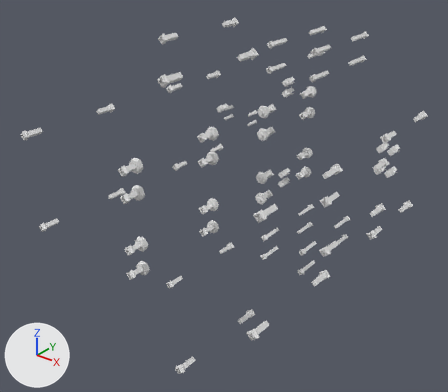
A saved change to the OBJ model projects/robots/robotis/turtlebot/protos/meshes/screws.obj.
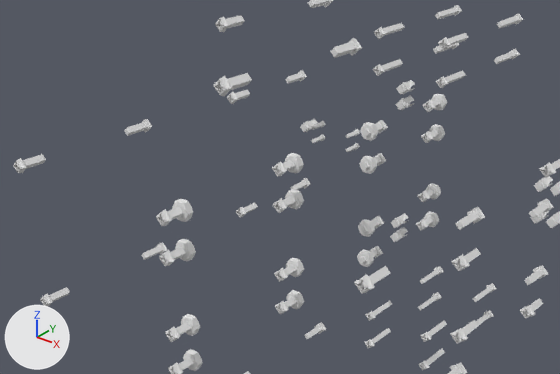
There are two pictures of each version: one whole from a 50 mm camera at (0.1381, -0.2899, 0.1213) aimed at (-0.0327, -0.0764, -0.0111), one close up on the part from 3% to 88% of the width and 6% to 71% of the height. Every picture has the same lights, and +X, +Y and +Z are marked at lower left. Where no turn or scale is listed for an object, it has been applied to the vertices.

In view in the first close-up: 'screws'.
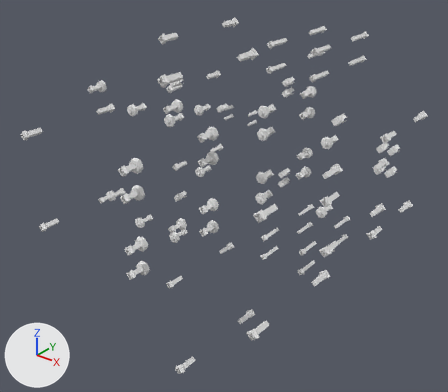
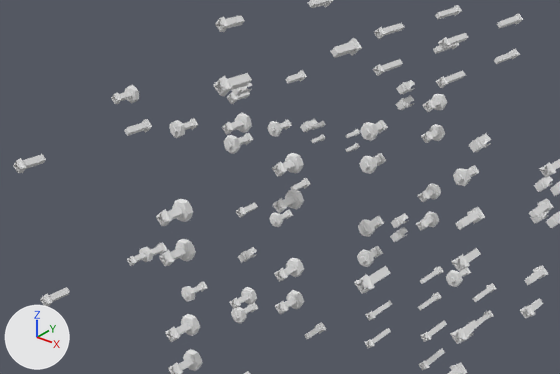
Commit message: Merged screws

Where the change shows, as pixel boxes (x1, y1, x2, y2) in the close-ups (560 x 374 px):
part 1 of me_screws, added: after (231, 83, 252, 96)
part 2 of me_screws, added: after (238, 247, 257, 263)
part 3 of me_screws, added: after (469, 133, 491, 153)
part 4 of me_screws, added: after (453, 168, 471, 186)
part 5 of me_screws, added: after (446, 270, 463, 287)
part 6 of me_screws, added: after (267, 121, 282, 137)
part 7 of me_screws, added: after (269, 212, 283, 227)
part 8 of me_screws, added: after (139, 247, 153, 262)
part 9 of me_screws, added: after (241, 287, 257, 305)
part 10 of me_screws, added: after (125, 85, 139, 103)
part 11 of me_screws, added: after (234, 113, 252, 133)
part 12 of me_screws, added: after (231, 307, 247, 324)
part 13 of me_screws, added: after (181, 286, 195, 302)
part 14 of me_screws, added: after (170, 120, 185, 138)
part 15 of me_screws, added: after (224, 135, 240, 154)
part 16 of me_screws, added: after (127, 252, 258, 320)
part 17 of me_screws, added: after (111, 91, 253, 149)
part 18 of me_screws, added: after (449, 165, 479, 283)
part 19 of me_screws, added: after (269, 120, 293, 224)

The change, as a diff of the scene's bpy script:
```diff
--- a/projects/robots/robotis/turtlebot/protos/meshes/screws.obj.py
+++ b/projects/robots/robotis/turtlebot/protos/meshes/screws.obj.py
@@ me_screws @@
-me_screws.from_pydata(...)  # 7058 vertices, 13824 faces; spans x -0.0987..0.0347, y -0.1415..0.0035, z -0.0664..0.0664
+me_screws.from_pydata(...)  # 9114 vertices, 17872 faces; spans x -0.0987..0.0347, y -0.1415..0.0035, z -0.0664..0.0664
+# me_screws part 1: the loose piece of 130 vertices spanning x -0.0894..-0.0846, y -0.0135..-0.0059, z 0.0036..0.0084 is copied, and the copy is moved by (0.007, -0.047, 0.027), in mat_default_obj_006 (white #e7e7e7); it spans x -0.0824..-0.0776, y -0.0605..-0.0529, z 0.0306..0.0354
+# me_screws part 2: the loose piece of 130 vertices spanning x -0.0434..-0.0386, y -0.0135..-0.0059, z -0.0324..-0.0276 is copied, and the copy is moved by (-0.039, -0.047, -0.003), in mat_default_obj_006 (white #e7e7e7); it spans x -0.0824..-0.0776, y -0.0605..-0.0529, z -0.0354..-0.0306
+# me_screws part 3: the loose piece of 130 vertices spanning x 0.0146..0.0194, y -0.0135..-0.0059, z 0.0036..0.0084 is copied, and the copy is moved by (-0.001, -0.047, 0.027), in mat_default_obj_006 (white #e7e7e7); it spans x 0.0136..0.0184, y -0.0605..-0.0529, z 0.0306..0.0354
+# me_screws part 4: a new loose piece, a torus around y (ring radius 0.002, tube radius 0.0011) spanning x 0.0041..0.0099, y -0.0509..-0.0489, z 0.0155..0.0205, in mat_default_obj_006 (white #e7e7e7)
+# me_screws part 5: a new loose piece, a torus around y (ring radius 0.002, tube radius 0.0011) spanning x 0.0041..0.0099, y -0.0509..-0.0489, z -0.0205..-0.0155, in mat_default_obj_006 (white #e7e7e7)
+# me_screws part 6: a new loose piece, a torus around y (ring radius 0.002, tube radius 0.0011) spanning x -0.0739..-0.0681, y -0.0509..-0.0489, z 0.0155..0.0205, in mat_default_obj_006 (white #e7e7e7)
+# me_screws part 7: a new loose piece, a torus around y (ring radius 0.002, tube radius 0.0011) spanning x -0.0739..-0.0681, y -0.0509..-0.0489, z -0.0205..-0.0155, in mat_default_obj_006 (white #e7e7e7)
+# me_screws part 8: a new loose piece, a torus around y (ring radius 0.002, tube radius 0.0011) spanning x -0.0911..-0.0859, y -0.1011..-0.0991, z -0.0219..-0.0161, in mat_default_obj_008 (white #e7e7e7)
+# me_screws part 9: a new loose piece, a torus around y (ring radius 0.002, tube radius 0.0011) spanning x -0.0424..-0.0366, y -0.1011..-0.0991, z -0.0216..-0.0164, in mat_default_obj_008 (white #e7e7e7)
+# me_screws part 10: a new loose piece, a torus around y (ring radius 0.002, tube radius 0.0011) spanning x -0.0911..-0.0859, y -0.1011..-0.0991, z 0.0361..0.0419, in mat_default_obj_008 (white #e7e7e7)
+# me_screws part 11: a new loose piece, a torus around y (ring radius 0.002, tube radius 0.0011) spanning x -0.0423..-0.0367, y -0.1011..-0.0991, z 0.0363..0.0417, in mat_default_obj_008 (white #e7e7e7)
+# me_screws part 12: a new loose piece, a torus around y (ring radius 0.002, tube radius 0.0011) spanning x -0.0499..-0.0441, y -0.0984..-0.0964, z -0.0326..-0.0274, in mat_default_obj_008 (white #e7e7e7)
+# me_screws part 13: a new loose piece, a torus around y (ring radius 0.002, tube radius 0.0011) spanning x -0.0736..-0.0684, y -0.0984..-0.0964, z -0.0329..-0.0271, in mat_default_obj_008 (white #e7e7e7)
+# me_screws part 14: a new loose piece, a torus around y (ring radius 0.002, tube radius 0.0011) spanning x -0.0736..-0.0684, y -0.0984..-0.0964, z 0.0271..0.0329, in mat_default_obj_008 (white #e7e7e7)
+# me_screws part 15: a new loose piece, a torus around y (ring radius 0.002, tube radius 0.0011) spanning x -0.0498..-0.0442, y -0.0984..-0.0964, z 0.0273..0.0327, in mat_default_obj_008 (white #e7e7e7)
+# me_screws part 16: 320 vertices added at x -0.0907..-0.0373, y -0.1076..-0.0893, z -0.0319..-0.0171
+# me_screws part 17: 320 vertices added at x -0.0907..-0.0373, y -0.1076..-0.0893, z 0.0281..0.0409
+# me_screws part 18: 160 vertices added at x 0.0048..0.0092, y -0.0515..-0.0418, z -0.0199..0.0199
+# me_screws part 19: 160 vertices added at x -0.0732..-0.0688, y -0.0515..-0.0418, z -0.0199..0.0199
+me_screws.materials.append(mat_default_obj_006)  # white #e7e7e7
+me_screws.materials.append(mat_default_obj_007)  # white #e7e7e7
+me_screws.materials.append(mat_default_obj_008)  # white #e7e7e7
```
